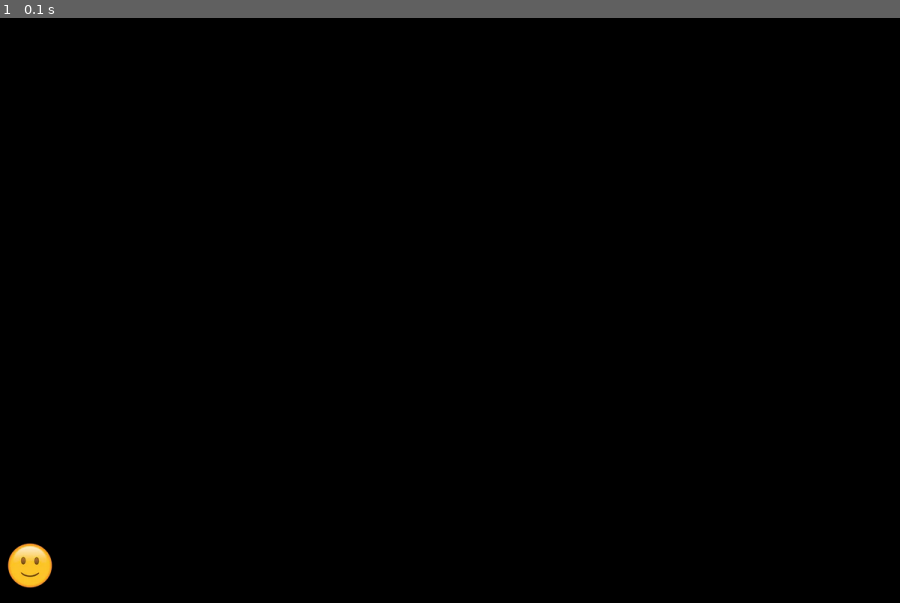
Above: before the commit, frame 1.
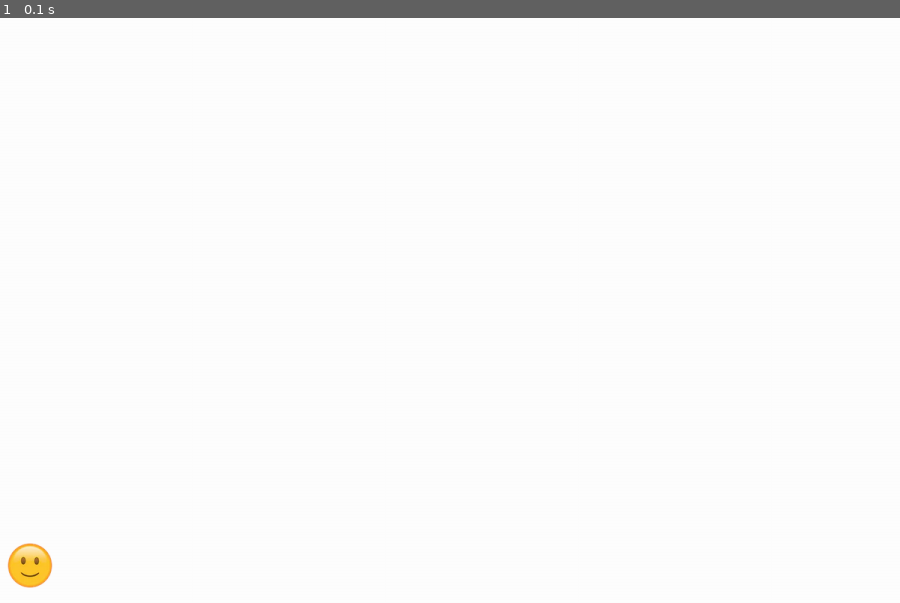
Above: after the commit, the same moment.

Repository: baby-sal/dogtective
Game: pygame game, started from user_interface/game.py
Two runs of this game, one before a commit and one after it. Both use one fixed random seed, a clock stepped at 60 frames per second and the inputs below.
Inputs:
- Up to frame 1 (0.1 s): no input

The runs differ from the first frame. In frame 1, 100% of the frame differs, in the area x 0-100%, y 0-100%.

Commit message:
Update game.py
In summary, this code initializes a Pygame window, loads an image, and enters a game loop that handles events, updates the display, and maintains the frame rate. It's a basic framework for a game where you can add more functionalities like moving the character, adding more graphics, or including game logic.

potential issues from previous code:
Persistent Game Loop Updates: The dogtective image is only being drawn once in initial_game_window(). You'll need to continuously draw and update the display in the game loop.

Frame Rate Management: The clock is initialized but not used to manage the frame rate.

Diff:
--- a/user_interface/game.py
+++ b/user_interface/game.py
@@ -1,11 +1,9 @@
-# game render and loop
-
 import pygame
 import sys
 
 # Game window set-up
 def initial_game_window():
-    # Initialise pygame
+    # Initialize pygame
     pygame.init()
 
     display_width = 1200
@@ -17,20 +15,34 @@
 
     dogtective = pygame.image.load('../logic/assets/images/characters/dogtective_image.png')
     dogtective_coords = [10, 700]
-    game_display.blit(dogtective, dogtective_coords)
-    pygame.display.update()
+
+    return game_display, clock, dogtective, dogtective_coords
 
 
 # Game loop: Keeps window open until quit
 def game_loop():
+    game_display, clock, dogtective, dogtective_coords = initial_game_window()
+
     while True:
         for event in pygame.event.get():
             if event.type == pygame.QUIT:
+                pygame.quit()
                 sys.exit()
+
+        # Clear the screen
+        game_display.fill((255, 255, 255))  # Fill with white
+
+        # Draw the dogtective image
+        game_display.blit(dogtective, dogtective_coords)
+
+        # Update the display
+        pygame.display.flip()
+
+        # Manage frame rate
+        clock.tick(60)  # 60 frames per second
 
 
 def run():
-    initial_game_window()
     game_loop()
 
 
